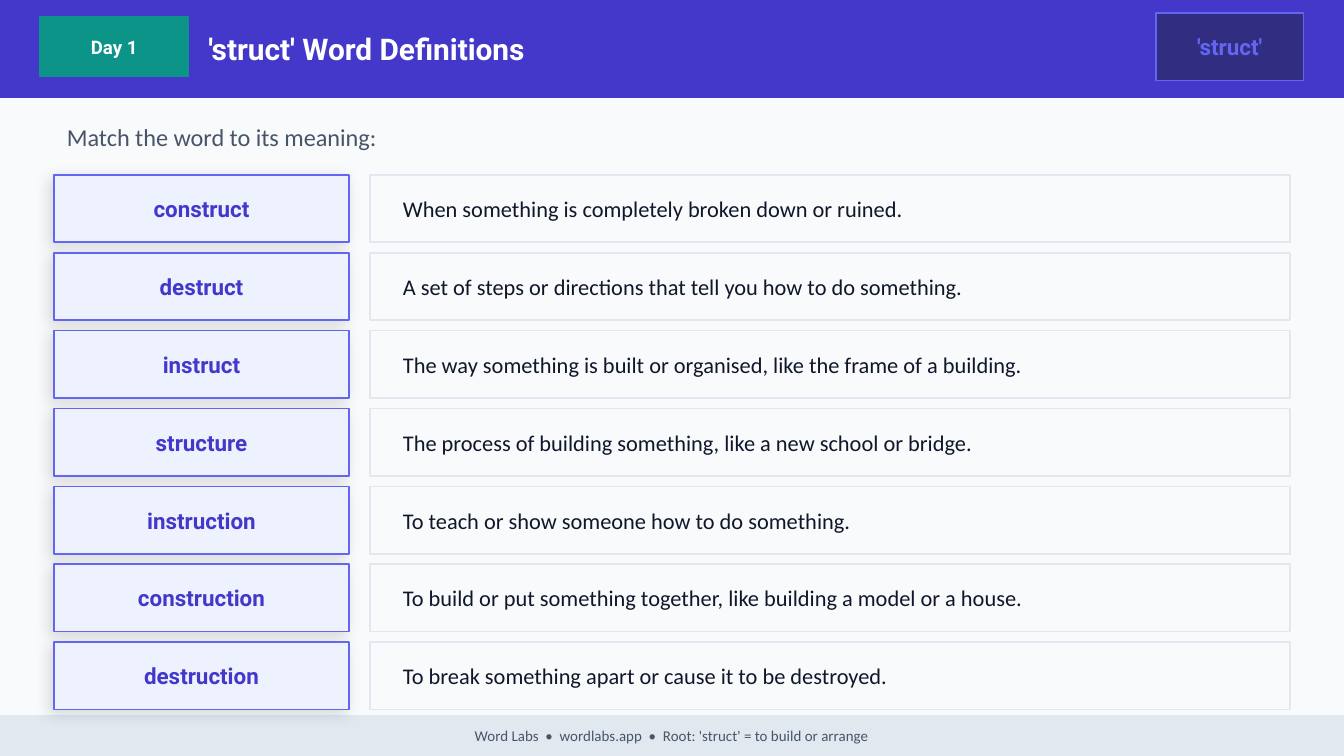
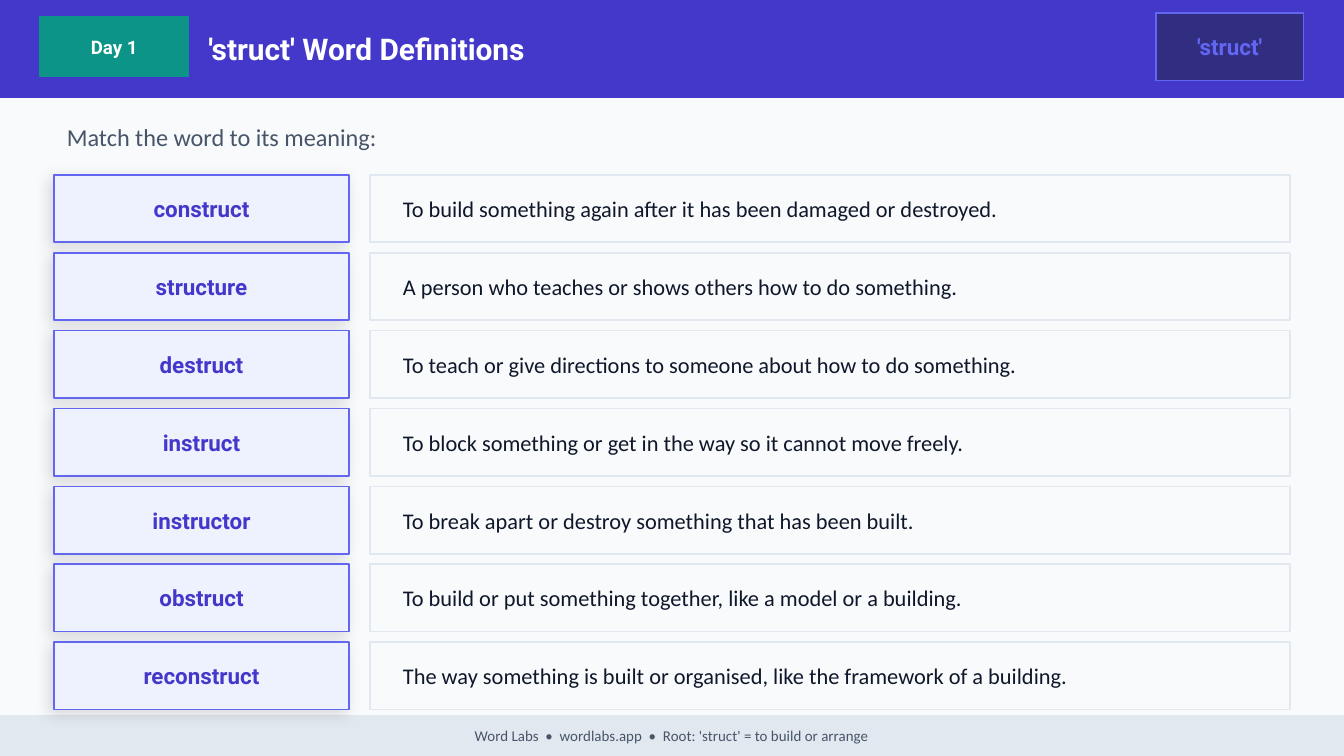
Before and after one commit to NickD135/morphology-builder, a slide deck: slide 8 of output/wordlabs-struct-3day.pptx. Drawn at 1344x756 pixels with LibreOffice and Linux fonts; fonts in the diff are those of the drawing. Boxes give left, top, right and bottom in pixels: in the first picture for what was removed or moved away, otherwise in the second. Text is boxed around its words. In the diff, an @@ line names an element or a change of style, - is before the commit and + after.

```diff
--- a/output/wordlabs-struct-3day.pptx
+++ b/output/wordlabs-struct-3day.pptx
@@ text at [403,201,996,221]: text changed @@
-When something is completely broken down or ruined.
+To build something again after it has been damaged or destroyed.
@@ text "structure": place and size @@
-text "structure" at [156,436,248,451]
+text "structure" at [156,280,248,295]
@@ text at [403,279,957,299]: text changed @@
-A set of steps or directions that tell you how to do something.
+A person who teaches or shows others how to do something.
@@ text "destruct": place and size @@
-text "destruct" at [160,278,244,295]
+text "destruct" at [160,356,244,373]
@@ text at [403,357,1016,377]: text changed @@
-The way something is built or organised, like the frame of a building.
+To teach or give directions to someone about how to do something.
@@ text "instruct": place and size @@
-text "instruct" at [163,356,240,373]
+text "instruct" at [163,434,240,451]
@@ text at [403,435,963,455]: text changed @@
-The process of building something, like a new school or bridge.
+To block something or get in the way so it cannot move freely.
@@ text at [152,512,250,529]: text changed @@
-instruction
+instructor
@@ text at [403,513,914,533]: text changed @@
-To teach or show someone how to do something.
+To break apart or destroy something that has been built.
@@ text at [159,589,243,606]: text changed @@
-construction
+obstruct
@@ text at [403,590,962,610]: text changed @@
-To build or put something together, like building a model or a house.
+To build or put something together, like a model or a building.
@@ text at [144,669,260,684]: text changed @@
-destruction
+reconstruct
@@ text at [403,668,1067,688]: text changed @@
-To break something apart or cause it to be destroyed.
+The way something is built or organised, like the framework of a building.
```
Also in this commit, not shown: 28 other slides changed, 8 other files.
